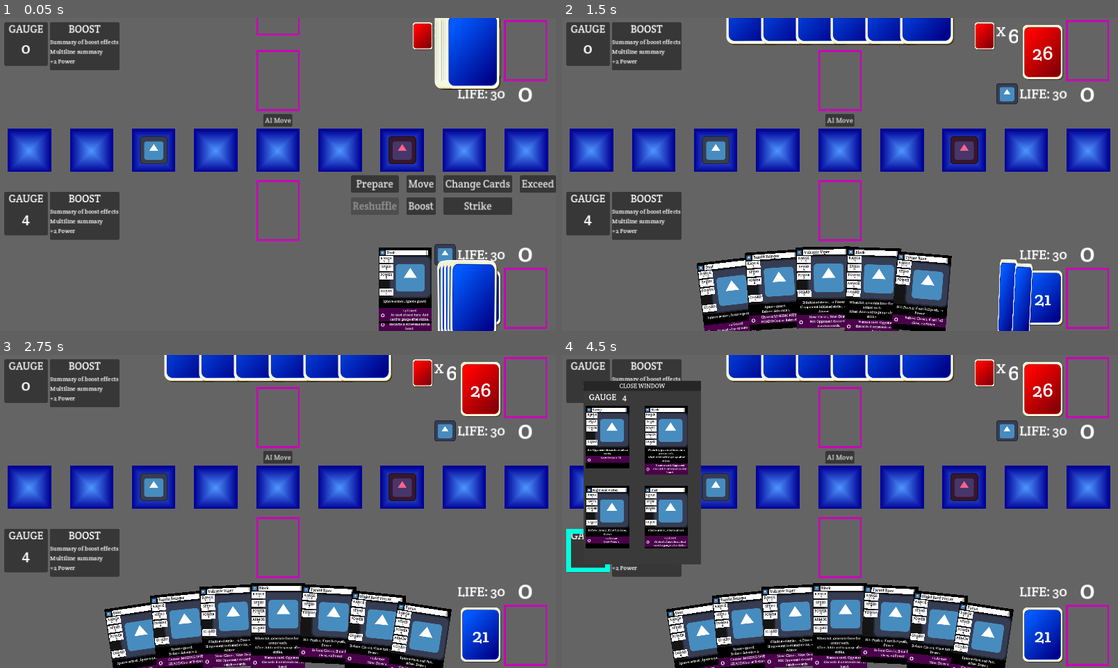
Above: before the commit, frames 1-4 (two rows, left to right).
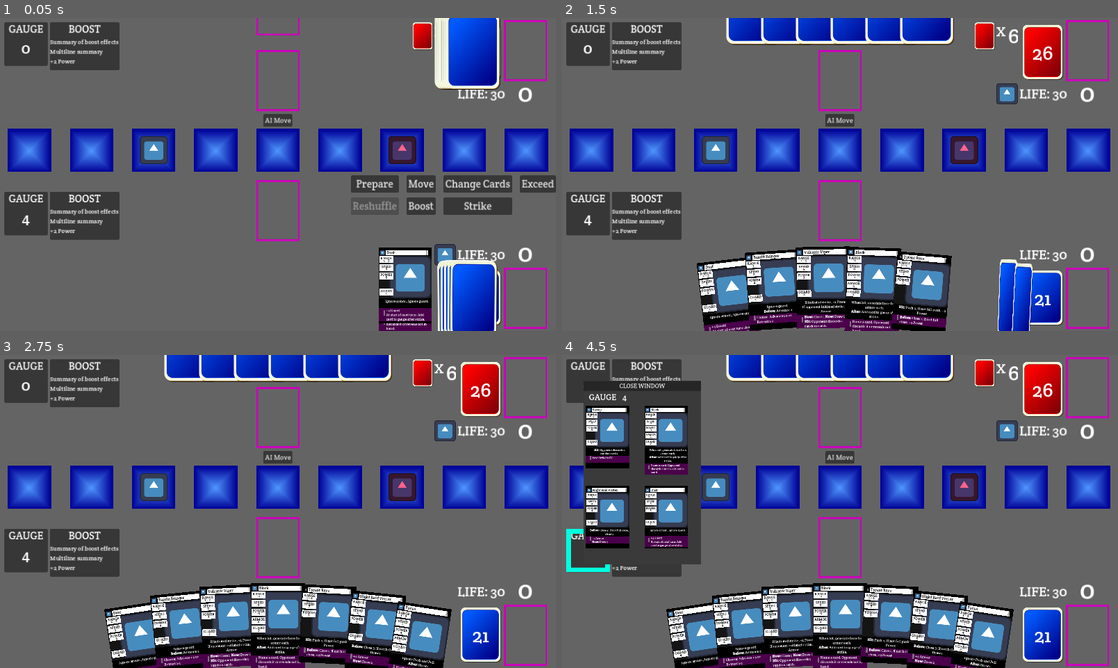
Above: after the commit, the same moments.

Repository: daniel-k-taylor/exceedgameclient
Game: Godot game, scene res://scenes/game/game.tscn
Two runs of this game, one before a commit and one after it. Both use one fixed random seed, a clock stepped at 60 frames per second and the inputs below. The engine's default icon, where the game draws it, is replaced by a stand-in: a white triangle on a blue panel in a dark square.
Inputs (mouse positions are in pixels of both pictures, inside the frame that each line leads up to):
- Up to frame 1 (0.05 s): no input
- Up to frame 2 (1.5 s): click "AI Move" at 0.5 s; click "Prepare" at 1.25 s
- Up to frame 3 (2.75 s): click (478, 636) at 2.02 s
- Up to frame 4 (4.5 s): click (1090, 636) at 2.77 s; click (840, 549) at 3.52 s; click (589, 549) at 4.27 s

The runs differ from the first frame. In frame 1, 0.2% of the frame differs, in the area x 68-78%, y 90-100%; in frame 2, 0.9%; in frame 3, 1.1%; in frame 4, 1.6%, in the area x 4-79%, y 29-100%.

Commit message:
Cleanup card

Diff:
--- a/globals/card_definitions.gd
+++ b/globals/card_definitions.gd
@@ -74,17 +74,17 @@
 	var text = ""
 	match timing:
 		"after":
-			text += "After: "
+			text += "[b]After:[/b] "
 		"before":
-			text += "Before: "
+			text += "[b]Before:[/b] "
 		"during_strike":
 			text += ""
 		"hit":
-			text += "Hit: "
+			text += "[b]Hit:[/b] "
 		"immediate":
 			text += ""
 		"now":
-			text += "Now: "
+			text += "[b]Now:[/b] "
 		"start_of_next_turn":
 			text += "At start of next turn: "
 		_:
@@ -116,6 +116,8 @@
 	var effect_str = ""
 	var effect_type = effect['effect_type']
 	match effect_type:
+		"advance":
+			effect_str += "Advance "
 		"close":
 			effect_str += "Close "
 		"draw":
--- a/scenes/card/card_base.gd
+++ b/scenes/card/card_base.gd
@@ -182,7 +182,7 @@
 func _process(_delta):
 	pass
 
-func initialize_card(id, card_title, _image, range_min, range_max, speed, power, armor, guard, effect_text, boost_cost, boost_text):
+func initialize_card(id, card_title, _image, range_min, range_max, speed, power, armor, guard, effect_text, boost_cost, boost_text, card_cost):
 	self.card_id = id
 	$CardContainer/CardBox/TitleRow/TitlePanel/TitleNameBox/TitleName.text = card_title
 	self.default_scale = HandCardScale
@@ -199,8 +199,11 @@
 
 	# Set Effect and Boost
 	$CardContainer/CardBox/EffectBox/EffectText.text = "[center]%s[/center]" % effect_text
-	$CardContainer/CardBox/BoostBox/BoostDetailsBox/BoostCostIcon/BoostCost.text = "[center]%s[/center]" % boost_cost
-	$CardContainer/CardBox/BoostBox/BoostDetailsBox/BoostText.text = "[center]%s[/center]" % boost_text
+	$CardContainer/CardBox/BoostBox/BoostDetailsBox/BoostCostIcon/BoostCost.text = "  %s" % boost_cost
+	$CardContainer/CardBox/BoostBox/BoostDetailsBox/BoostText.text = "%s" % boost_text
+	$CardContainer/CardBox/TitleRow/TitleIcon.visible = card_cost == 0
+	$CardContainer/CardBox/TitleRow/CardCost.visible = card_cost != 0
+	$CardContainer/CardBox/TitleRow/CardCost.text = "  " + str(card_cost)
 
 func set_selected(is_selected):
 	selected = is_selected
--- a/scenes/card/card_base.tscn
+++ b/scenes/card/card_base.tscn
@@ -43,7 +43,15 @@
 [node name="LeftMargin" type="MarginContainer" parent="CardContainer/CardBox/TitleRow"]
 layout_mode = 2
 
+[node name="CardCost" type="Label" parent="CardContainer/CardBox/TitleRow"]
+layout_mode = 2
+size_flags_vertical = 1
+theme_override_font_sizes/font_size = 16
+text = "  8"
+horizontal_alignment = 1
+
 [node name="TitleIcon" type="TextureRect" parent="CardContainer/CardBox/TitleRow"]
+visible = false
 layout_mode = 2
 texture = ExtResource("1_xb23j")
 expand_mode = 3
@@ -116,6 +124,7 @@
 
 [node name="EffectBox" type="MarginContainer" parent="CardContainer/CardBox"]
 layout_mode = 2
+theme_override_constants/margin_left = 20
 
 [node name="EffectBackground" type="ColorRect" parent="CardContainer/CardBox/EffectBox"]
 custom_minimum_size = Vector2(230, 40)
@@ -125,8 +134,8 @@
 [node name="EffectText" type="RichTextLabel" parent="CardContainer/CardBox/EffectBox"]
 layout_mode = 2
 bbcode_enabled = true
-text = "[center][b]HIT:[/b] Do something cool
-[b]AFTER:[/b] Do something else[/center]"
+text = "[b]HIT:[/b] Do something cool
+[b]AFTER:[/b] Do something else"
 fit_content = true
 
 [node name="EffectBoostMargin" type="MarginContainer" parent="CardContainer/CardBox"]
@@ -143,10 +152,13 @@
 [node name="BoostDetailsBox" type="HBoxContainer" parent="CardContainer/CardBox/BoostBox"]
 custom_minimum_size = Vector2(0, 40)
 layout_mode = 2
+theme_override_constants/separation = 5
 
 [node name="BoostCostIcon" type="TextureRect" parent="CardContainer/CardBox/BoostBox/BoostDetailsBox"]
-custom_minimum_size = Vector2(40, 40)
-layout_mode = 2
+custom_minimum_size = Vector2(30, 40)
+layout_mode = 2
+size_flags_horizontal = 4
+size_flags_vertical = 4
 expand_mode = 1
 stretch_mode = 4
 
@@ -162,14 +174,14 @@
 grow_vertical = 2
 theme_override_font_sizes/normal_font_size = 32
 bbcode_enabled = true
-text = "[center]0[/center]"
+text = "  8"
 
 [node name="BoostText" type="RichTextLabel" parent="CardContainer/CardBox/BoostBox/BoostDetailsBox"]
 layout_mode = 2
 size_flags_horizontal = 3
 bbcode_enabled = true
-text = "[center][b]HIT:[/b] Do something cool
-[b]AFTER:[/b] Do something else[/center]"
+text = "[b]HIT:[/b] Do something cool
+[b]AFTER:[/b] Do something else"
 fit_content = true
 
 [node name="CardBack" type="TextureRect" parent="CardContainer"]
--- a/scenes/game/game.gd
+++ b/scenes/game/game.gd
@@ -188,6 +188,9 @@
 	var card_def = logic_card.definition
 	var new_card : CardBase = CardBaseScene.instantiate()
 	parent.add_child(new_card)
+	var cost = card_def['gauge_cost']
+	if cost == 0:
+		cost = card_def['force_cost']
 	new_card.initialize_card(
 		id,
 		card_def['display_name'],
@@ -200,7 +203,8 @@
 		card_def['guard'],
 		CardDefinitions.get_effects_text(card_def['effects']),
 		card_def['boost']['force_cost'],
-		CardDefinitions.get_boost_text(card_def['boost']['effects'])
+		CardDefinitions.get_boost_text(card_def['boost']['effects']),
+		cost
 	)
 	new_card.name = get_card_node_name(id)
 	new_card.raised_card.connect(on_card_raised)
Not shown, changed: work.todo
